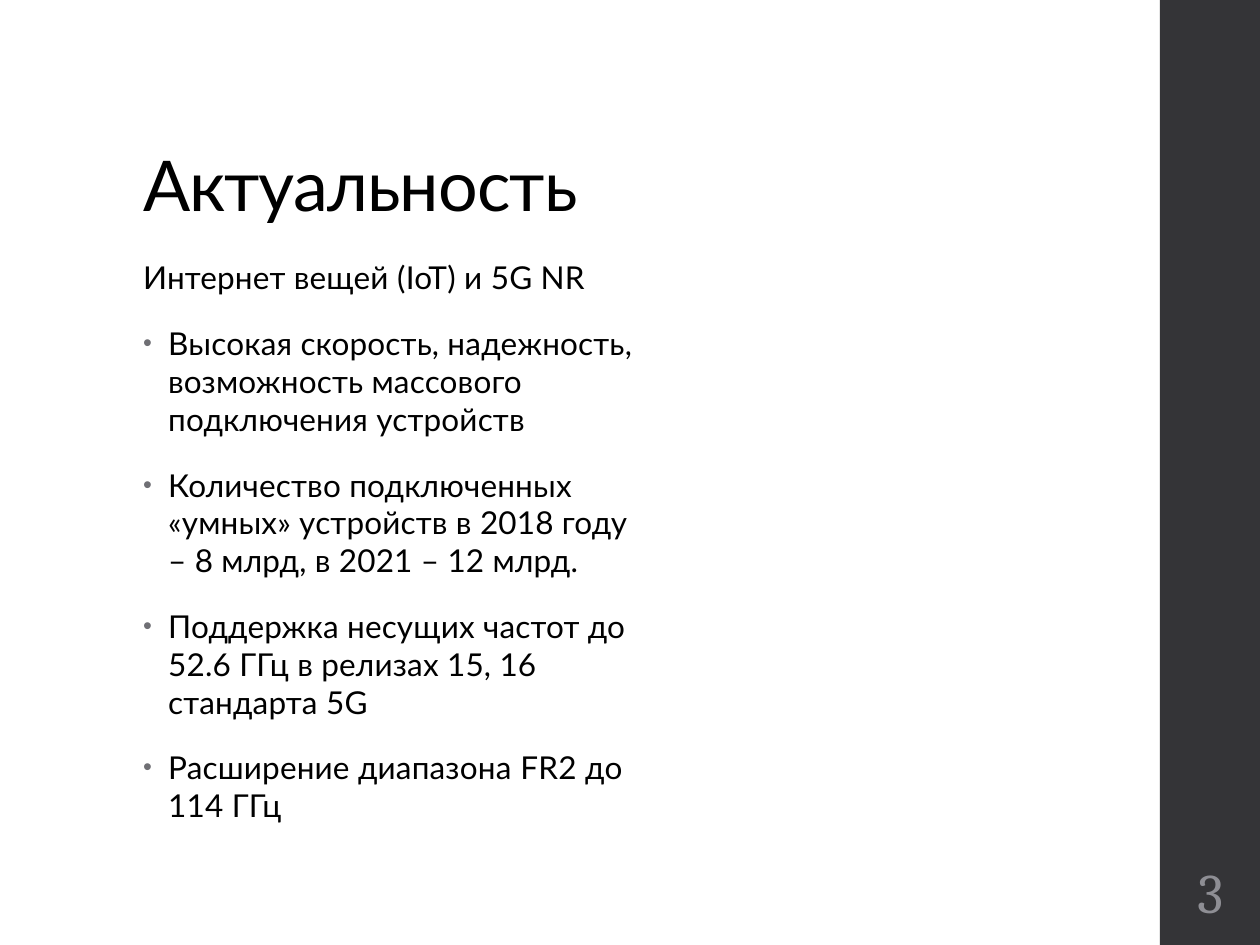
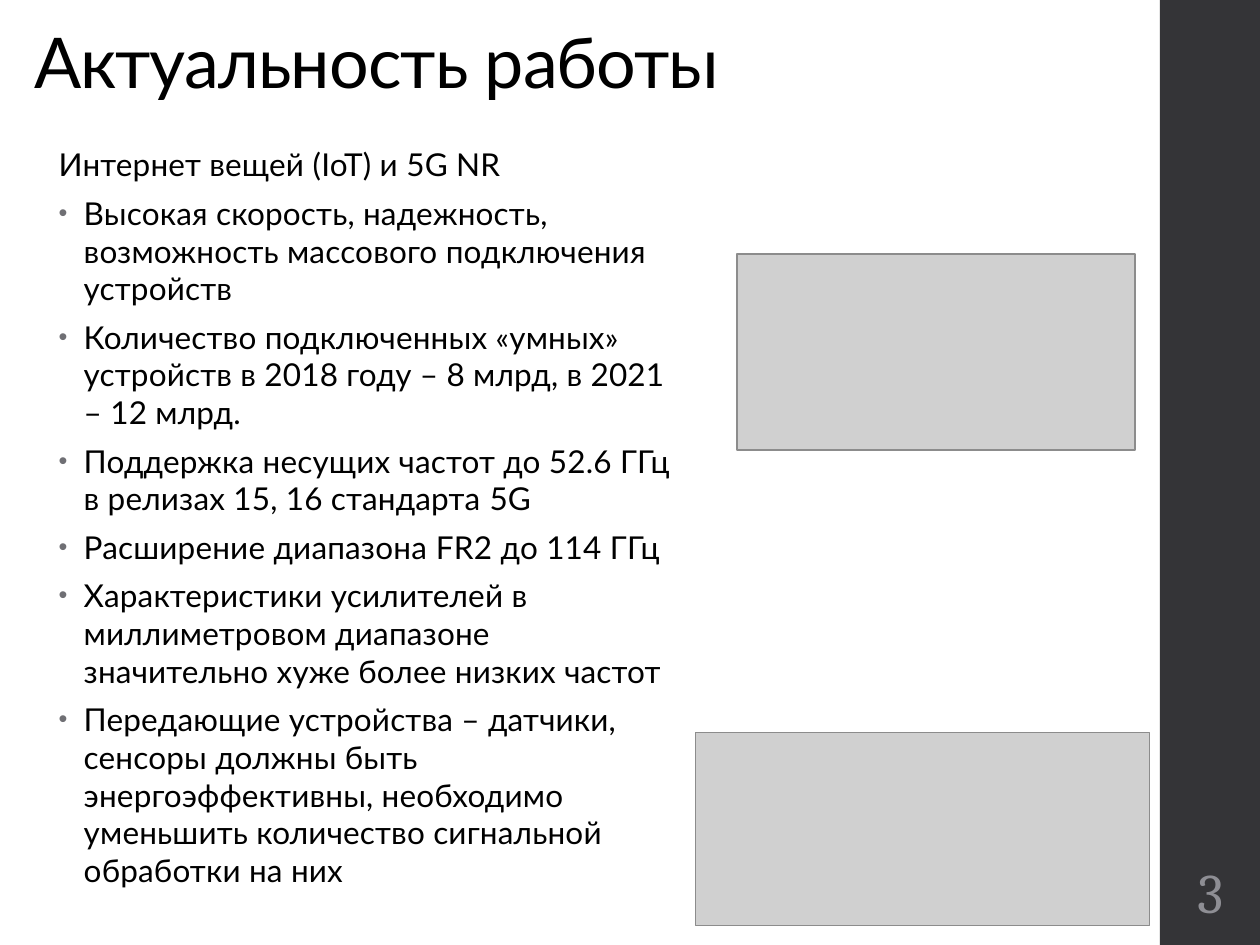
Before and after one commit to kannab98/graduation-paper, a slide deck: slide 3 of Presentation.pptx. Drawn at 1260x945 pixels with LibreOffice and Linux fonts; fonts in the diff are those of the drawing; grey boxes stand for pictures. Boxes give left, top, right and bottom in pixels: in the first picture for what was removed or moved away, otherwise in the second. Text is boxed around its words. In the diff, an @@ line names an element or a change of style, - is before the commit and + after.

Commit message:
upd pptx

```diff
--- a/Presentation.pptx
+++ b/Presentation.pptx
@@ title "Актуальность работы" at (34,37,719,100): vertical alignment bottom to top @@
@@ title at (34,37,719,100): text changed @@
-Актуальность
+Актуальность работы
@@ text "Интернет вещей (IoT) и 5G ...": place and size @@
-text "Интернет вещей (IoT) и 5G ..." at (143,264,631,823)
+text "Интернет вещей (IoT) и 5G ..." at (59,151,670,888)
@@ text at (59,151,670,565): less space between paragraphs @@
@@ picture added at (737,255,1135,451) @@
@@ text at (84,584,660,888): paragraphs added @@
+• Характеристики усилителей в миллиметровом диапазоне значительно хуже более низких частот
+• Передающие устройства – датчики, сенсоры должны быть энергоэффективны, необходимо уменьшить количество сигнальной обработки на них
@@ picture added at (696,732,1149,925) @@
```
Also in this commit, not shown: 7 other slides changed, 15 slides added, 3 slides removed, 1 other file.
